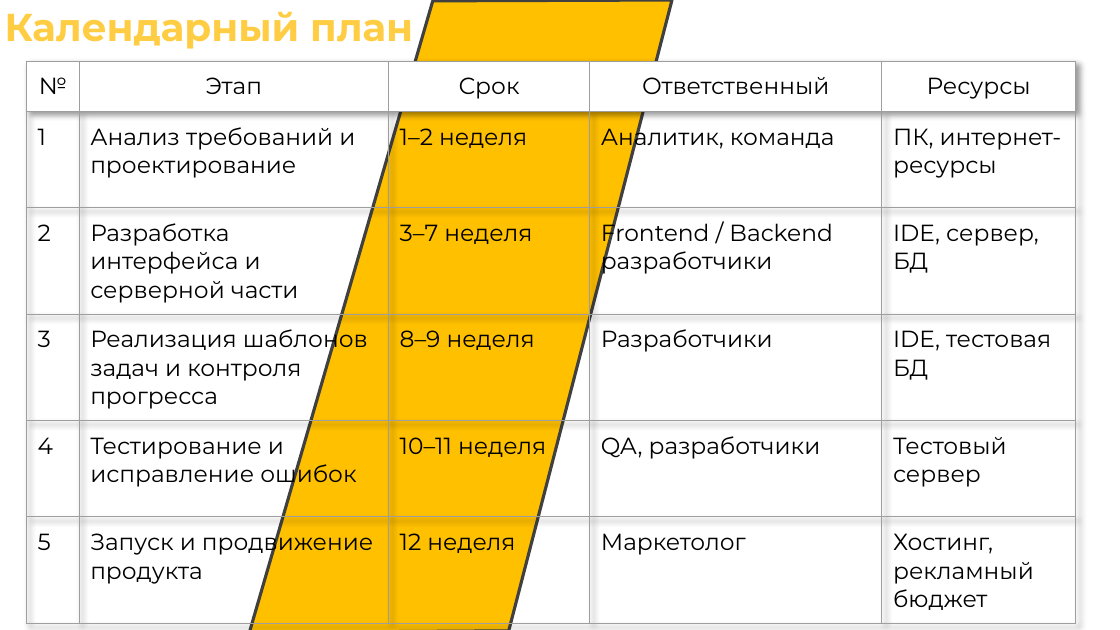
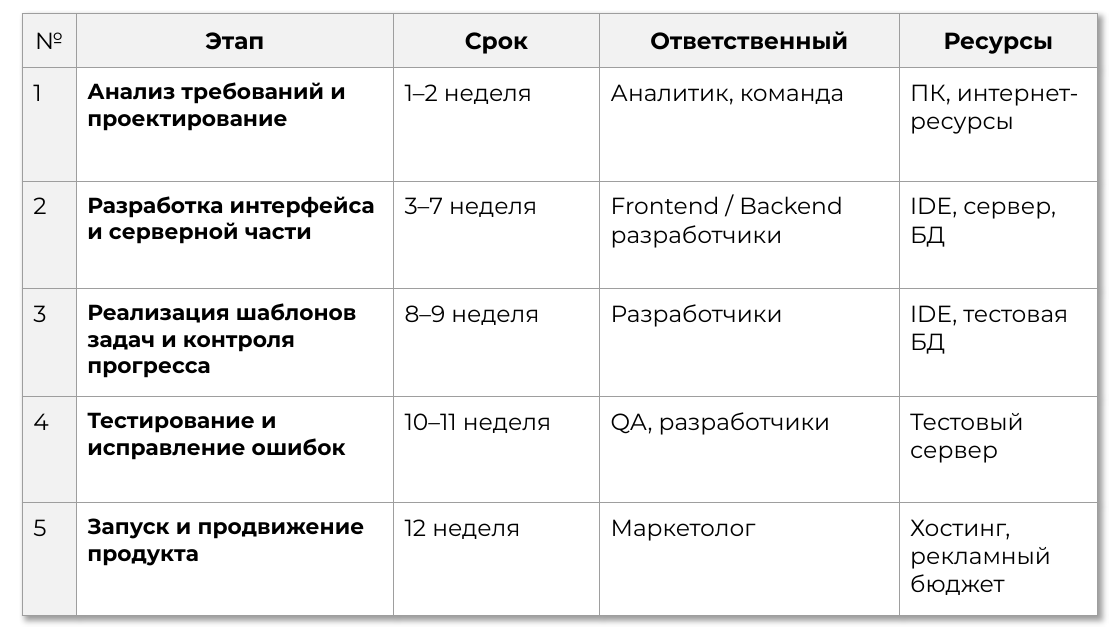
Before and after one commit to zetLighter/tech-pred, a slide deck: slide 8 of OnboardFlow.pptx. Drawn at 1120x630 pixels with LibreOffice and Linux fonts; fonts in the diff are those of the drawing; background and template pictures are left out. Boxes give left, top, right and bottom in pixels: in the first picture for what was removed or moved away, otherwise in the second. Text is boxed around its words. In the diff, an @@ line names an element or a change of style, - is before the commit and + after.

```diff
--- a/OnboardFlow.pptx
+++ b/OnboardFlow.pptx
@@ text removed at (5, 12, 413, 49) @@
-Календарный план
@@ table at (22, 13, 1096, 615) @@
@@ fill #FFFFFF to #F2F2F2 in row 1 @@
@@ fill none to #F2F2F2 in 5 cells @@
@@ fill none to #FFFFFF in 20 cells @@
@@ bold on in "Этап", "Срок", "Ответственный", "Ресурсы" and 5 more places @@
@@ size 15 to 14 pt in "Анализ требований и проектирование", "Разработка интерфейса и серверной части", "Реализация шаблонов задач и контроля прогресса", "Тестирование и исправление ошибок" and 1 more places @@
@@ borders changed @@
@@ table: place and size @@
-table at (27, 62, 1076, 624)
+table at (22, 13, 1096, 615)
@@ freeform shape removed at (250, 0, 672, 630) @@
```
Also in this commit, not shown: 10 other slides changed, 2 other files.
